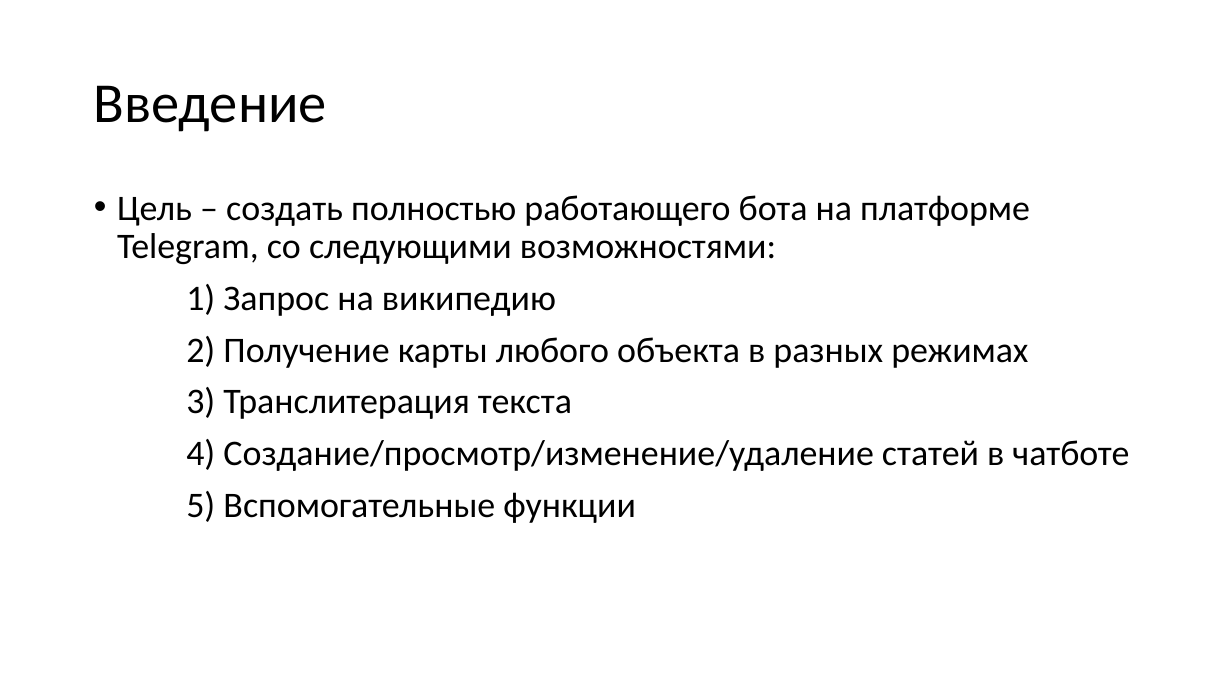
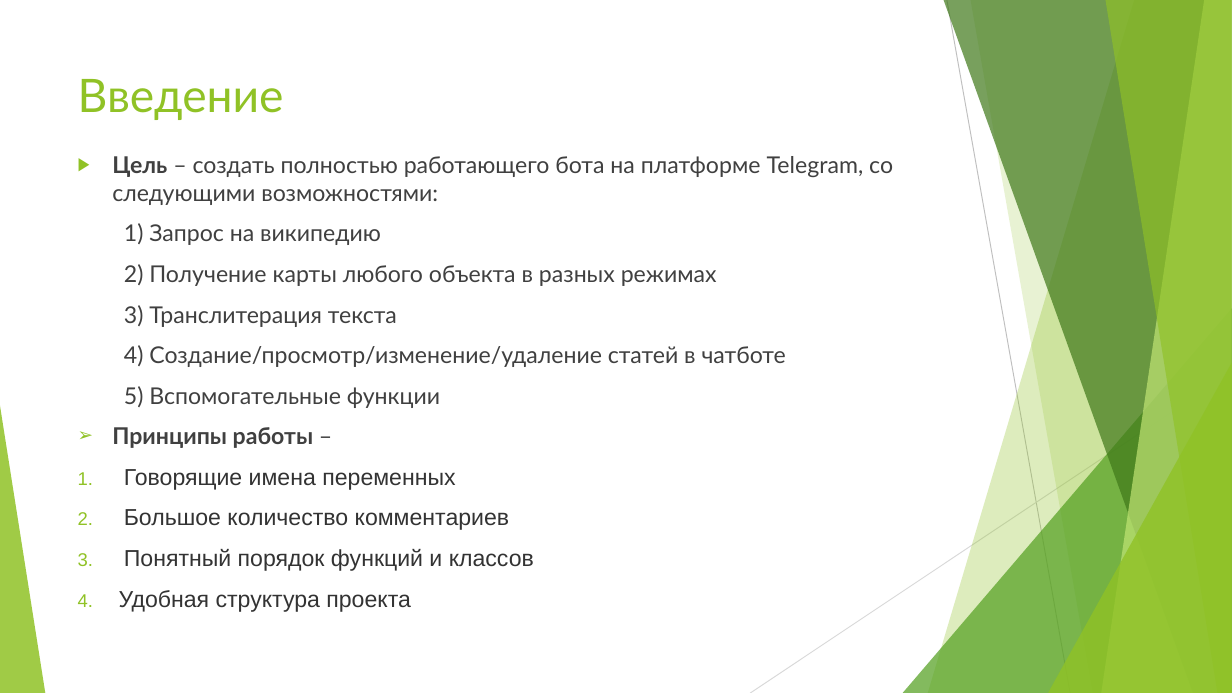
Before and after one commit to Konstantin-Kalug/Chat_bot, a slide deck: slide 2 of защита.pptx. Drawn at 1232x693 pixels with LibreOffice and Linux fonts; fonts in the diff are those of the drawing. Boxes give left, top, right and bottom in pixels: in the first picture for what was removed or moved away, otherwise in the second. Text is boxed around its words. In the diff, an @@ line names an element or a change of style, - is before the commit and + after.

```diff
--- a/защита.pptx
+++ b/защита.pptx
@@ title "Введение": place and size @@
-title "Введение" at bbox=[94, 85, 327, 132]
+title "Введение" at bbox=[78, 79, 284, 120]
@@ title "Введение" at bbox=[78, 79, 284, 120]: size 44 to 36 pt, font Calibri to Lato, text colour #000000 to #90C226; line spacing 0.9 to 1; vertical alignment middle to top @@
@@ text "Цель – создать полностью работающего ...": place and size @@
-text "Цель – создать полностью работающего ..." at bbox=[117, 195, 1129, 523]
+text "Цель – создать полностью работающего ..." at bbox=[112, 156, 893, 612]
@@ text at bbox=[112, 156, 893, 408]: size 28 to 18 pt, font Calibri to Lato, text colour #000000 to #404040 in "Цель – создать полностью работающего бота на ...", "1) Запрос на википедию", "2) Получение карты любого объекта в разных ...", "3) Транслитерация текста" and 2 more places; bold on in "Цель"; bullet • to ▶; line spacing 0.9 to 1 @@
@@ group added at bbox=[0, 0, 1232, 693]: 5 freeform shapes, 3 triangles, 2 lines @@
@@ text at bbox=[112, 427, 534, 612]: paragraphs added @@
+➢ Принципы работы –
+1. Говорящие имена переменных
+2. Большое количество комментариев
+3. Понятный порядок функций и классов
+4. Удобная структура проекта
```
Also in this commit, not shown: 6 other slides changed, 1 slide added, 1 slide removed, 2 other files.
